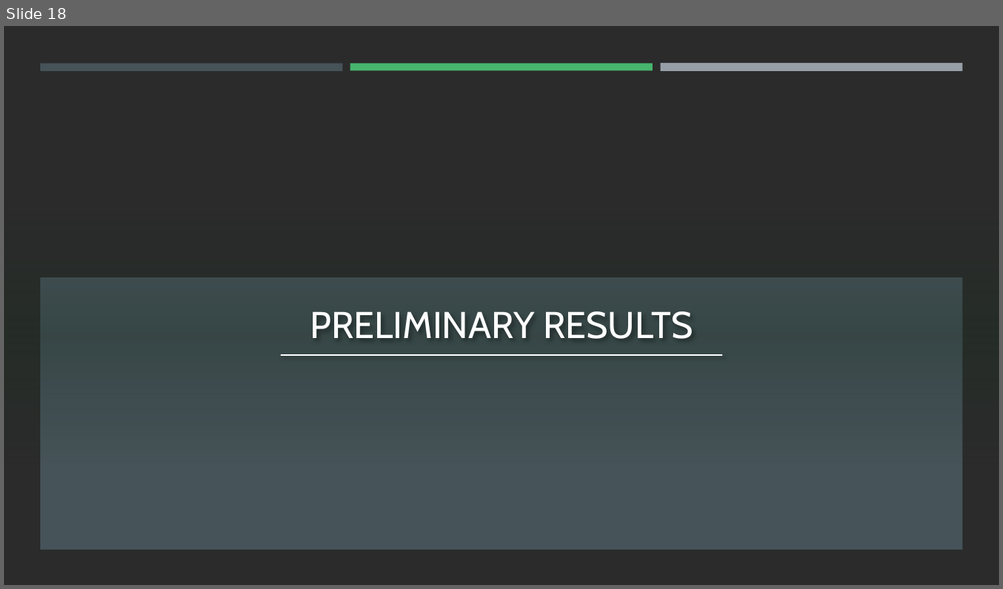
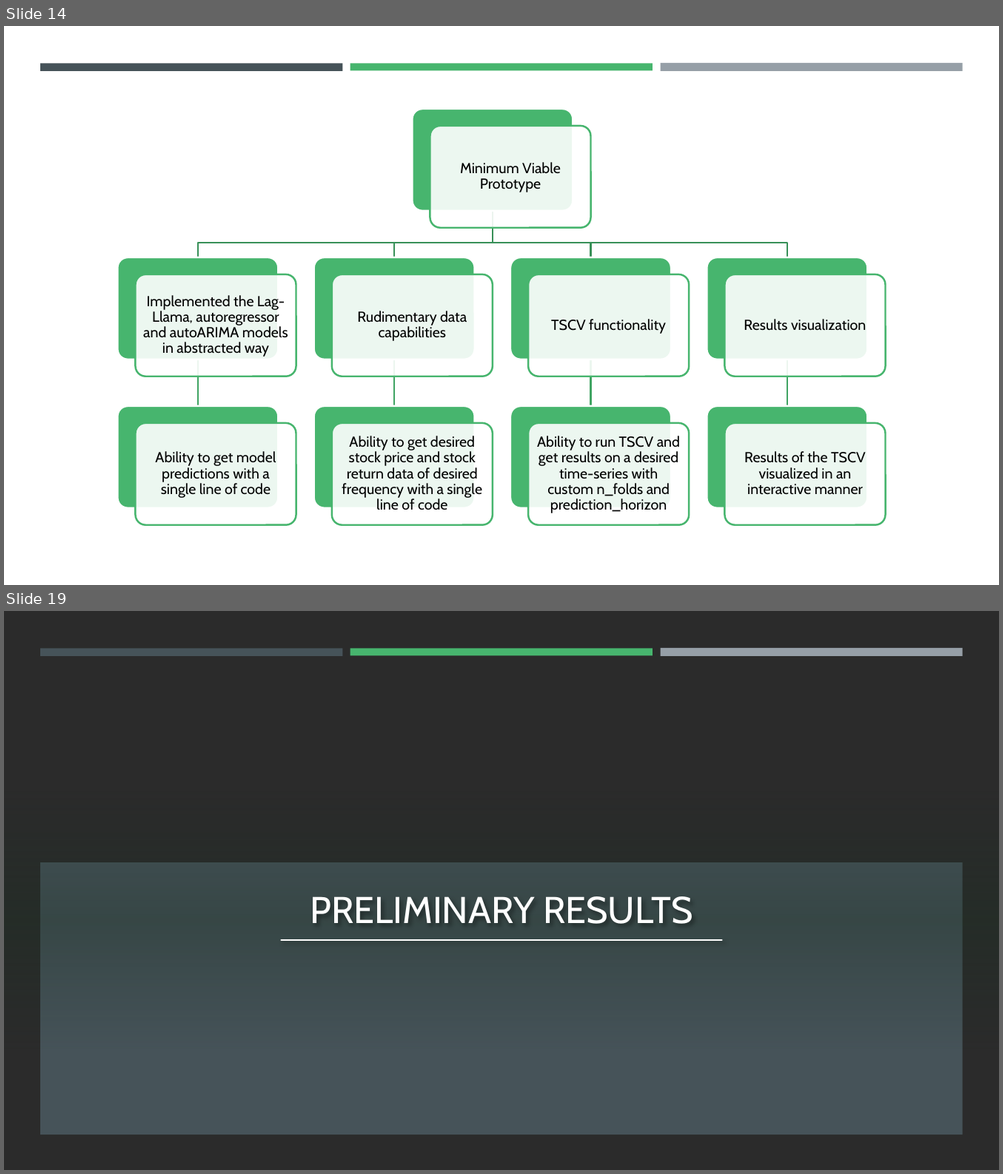
Before and after one commit to filip-topic/Time-Series-Foundation-Models-in-Financial-time-series-prediction, a slide deck: 17th of July Presentation.pptx. Shown one above the other, each under a label of ours: slide 18 before the commit, slides 14 and 19 after it; the slides between them are not shown. The pictures are 1003x589 and 1003x1174 pixels, drawn with LibreOffice and Linux fonts; fonts in the diff are those of the drawing; background and template pictures are left out; a plain dark background stands for a picture behind light text. Boxes give left, top, right and bottom in pixels: in the first picture for what was removed or moved away, otherwise in the second. Text is boxed around its words. In the diff, an @@ line names an element or a change of style, - is before the commit and + after.

```diff
--- a/17th of July Presentation.pptx
+++ b/17th of July Presentation.pptx
@@ slide 14 added at (4,26,999,585), background #FFFFFF; not listed: 3 template elements that a slide beside it also shows @@
@@ group added at (117,109,885,526): 18 rounded rectangles, 9 texts, 8 freeform shapes @@
+Minimum Viable Prototype
+Implemented the Lag-Llama, autoregressor and autoARIMA models in abstracted way
+Ability to get model predictions with a single line of code
+Rudimentary data capabilities
+Ability to get desired stock price and stock return data of desired frequency with a single line of code
+TSCV functionality
+Ability to run TSCV and get results on a desired time-series with custom n_folds and prediction_horizon
+Results visualization
+Results of the TSCV visualized in an interactive manner
@@ what was slide 18 is now slide 19 @@
```
Also in this commit, not shown: 11 slides changed, 3 other slides added, 1 slide removed, 1 other file.
